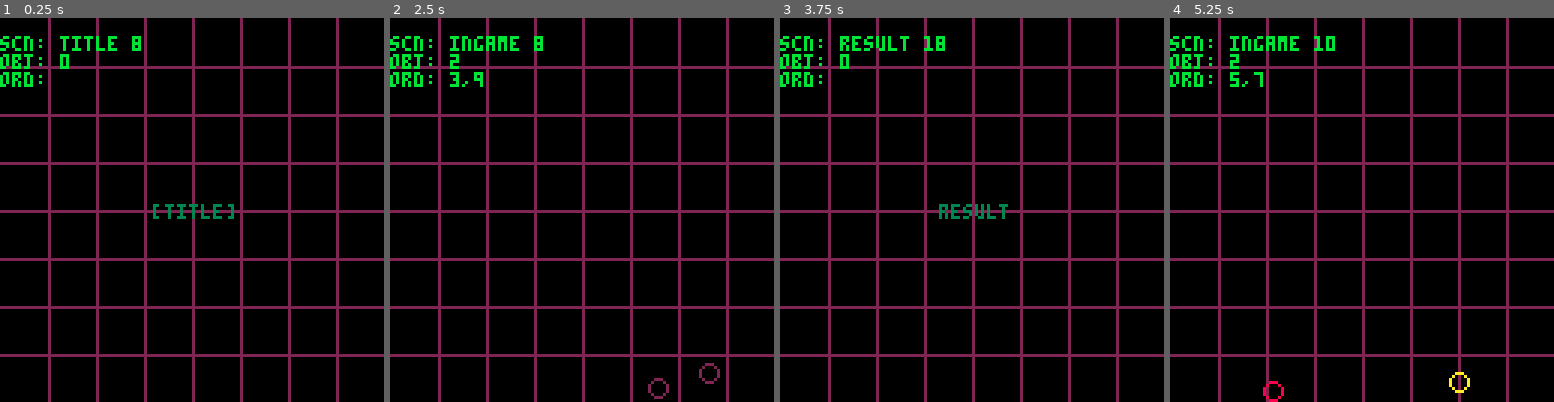
Above: before the commit, frames 1-4 (left to right).
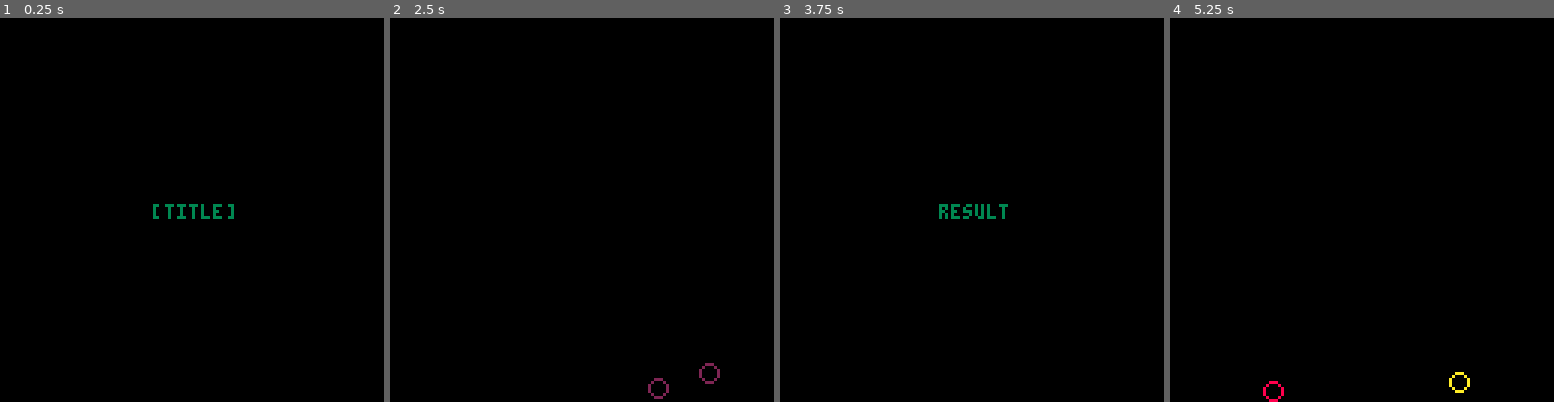
Above: after the commit, the same moments.

Repository: shuGH/pico8-picosystem
Game: PICO-8 cartridge object.p8
Two runs of this game, one before a commit and one after it. Both use one fixed random seed, a clock stepped at 60 frames per second and the inputs below.
Inputs:
- Up to frame 1 (0.25 s): no input
- Up to frame 2 (2.5 s): tap O (Z key) at 0.33, 0.7, 1.43, 2.22 s; tap X (X key) at 1.07, 2.07, 2.4 s
- Up to frame 3 (3.75 s): tap X (X key) every 0.33 s from 2.73 to 3.73 s; tap O (Z key) at 3.1 s
- Up to frame 4 (5.25 s): tap O (Z key) at 3.98, 4.87 s; tap X (X key) every 0.33 s from 4.07 to 5.07 s

The runs differ from the first frame. In frame 1, 11% of the frame differs, in the area x 0-100%, y 0-100%; in frame 2, 12%; in frame 3, 12%; in frame 4, 12%.

Commit message:
add: collision check

Diff:
--- a/object.p8
+++ b/object.p8
@@ -4,8 +4,8 @@
 --------------------------------
 -- pico system - shuzo iwasaki -
 --------------------------------
-
-g_dbg = true
+g_dbg = false
+g_win = {x = 128, y = 128}
 
 -- util ------------------------
 
@@ -43,6 +43,17 @@
 	end
 end
 
+function dist(x1,y1,x2,y2)
+	-- anti overflow
+	local d = max(abs(x1-x2), abs(y1-y2))
+	local n = max(abs(x1-x2), abs(y1-y2)) / d
+	return sqrt(n*n + 1)*d
+end
+
+function is_collide(x1,y1,r1,x2,y2,r2)
+	return dist(x1,y1,x2,y2) <= (r1 + r2)
+end
+
 function inherit(sub, super)
 	sub._super = super
 	return setmetatable(
@@ -57,6 +68,8 @@
 end
 
 -- pico system ------------------------
+-- default: x0 > x128, y128 ^ y0
+-- p-sys:   x0 > x128, y0 ^ y128
 
 p = {
 	object = {},
@@ -194,6 +207,8 @@
 		self.pos = {x=px or 0, y=py or 0}
 		self.vel = {x=vx or 0, y=vy or 0}
 		self.acc = {x=ax or 0, y=ay or 0}
+
+		self.size = 1
 	end,
 	dest = function(self)
 	end,
@@ -213,6 +228,9 @@
 		self._p.d = pd or pu or 0
 		isort(p.objs.update, p._comp_obj_update)
 		isort(p.objs.draw, p._comp_obj_draw)
+	end,
+	is_collide = function(self,obj)
+		return is_collide(self.pos.x,self.pos.y,self.size,obj.pos.x,obj.pos.y,obj.size)
 	end
 }
 
Not shown, added: readme.md
